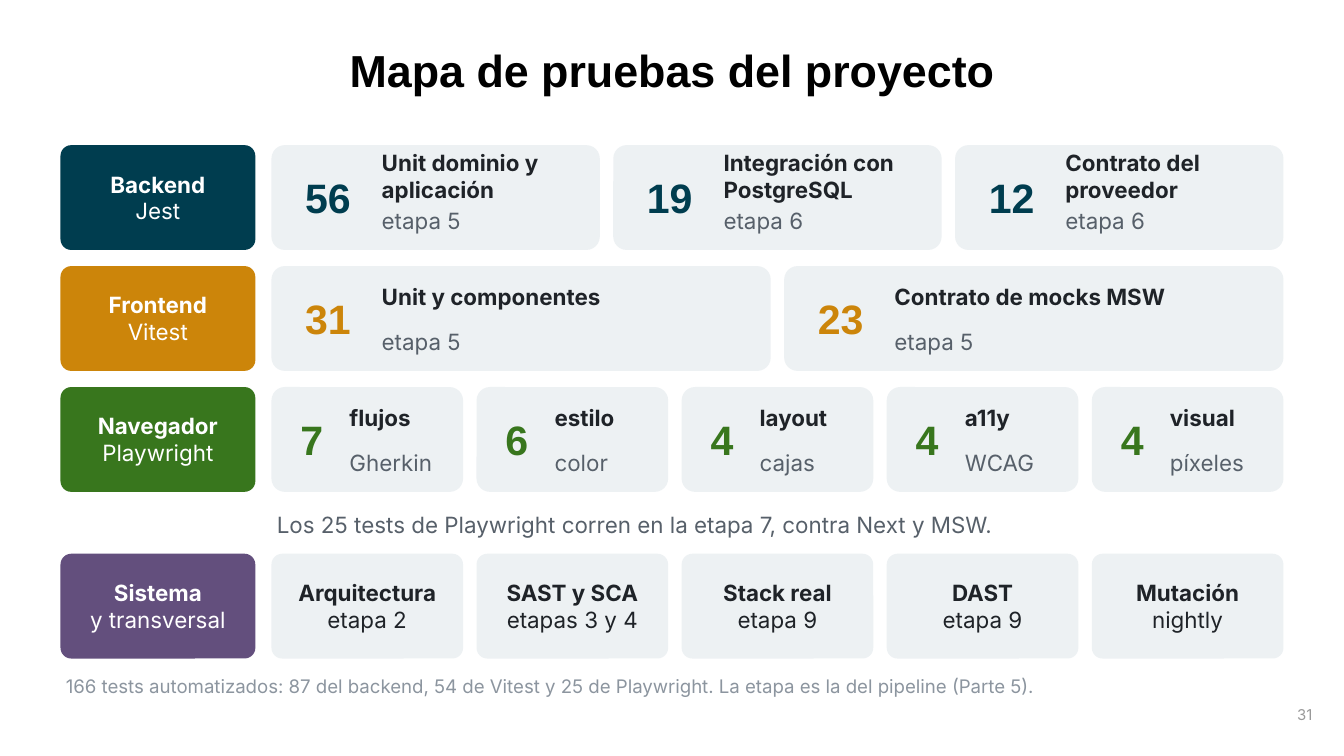
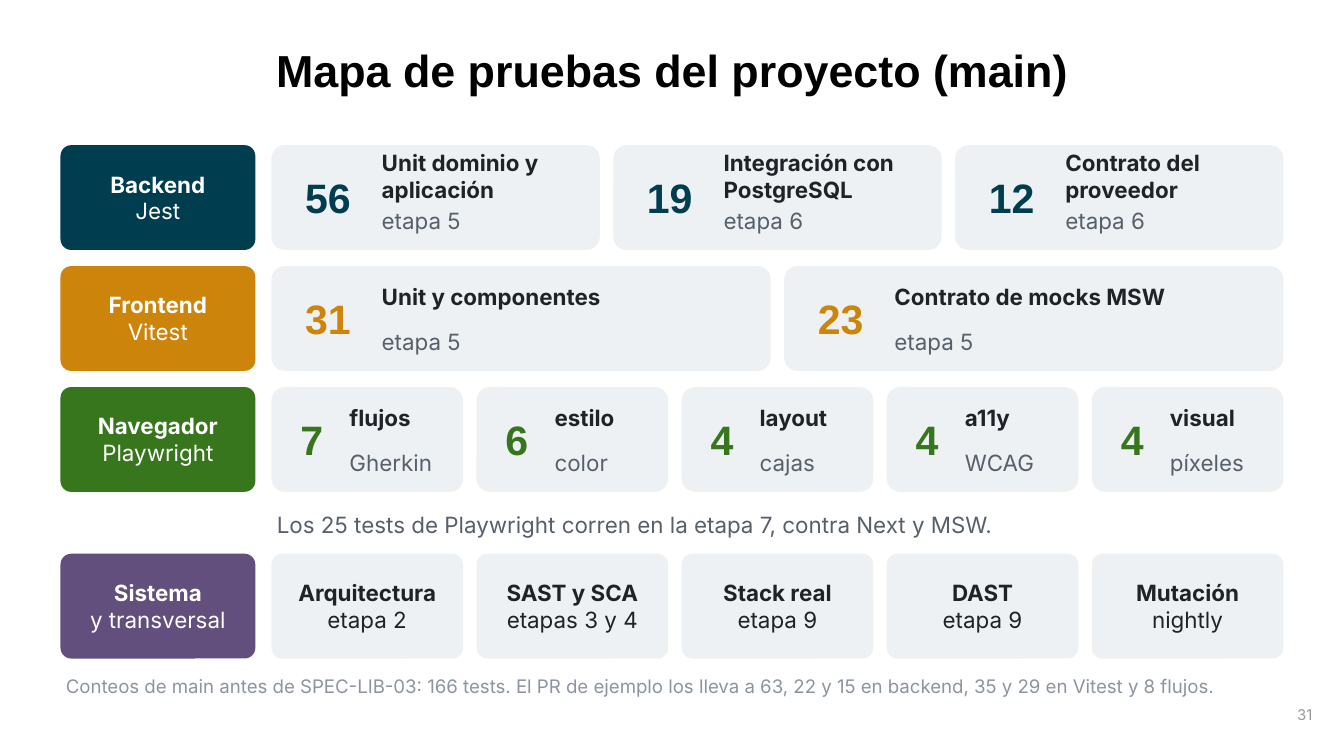
Before and after one commit to UC-IIC-3143-Software-Development/full_stack_testing, a slide deck: slide 31 of docs/presentacion/Full-Stack-Testing-IA-DevSecOps.pptx. Drawn at 1344x756 pixels with LibreOffice and Linux fonts; fonts in the diff are those of the drawing. Boxes give left, top, right and bottom in pixels: in the first picture for what was removed or moved away, otherwise in the second. Text is boxed around its words. In the diff, an @@ line names an element or a change of style, - is before the commit and + after.

```diff
--- a/docs/presentacion/Full-Stack-Testing-IA-DevSecOps.pptx
+++ b/docs/presentacion/Full-Stack-Testing-IA-DevSecOps.pptx
@@ title at bbox=[276, 54, 1067, 96]: text changed @@
-Mapa de pruebas del proyecto
+Mapa de pruebas del proyecto (main)
@@ text at bbox=[66, 679, 1213, 697]: text changed @@
-166 tests automatizados: 87 del backend, 54 de Vitest y 25 de Playwright. La etapa es la del pipeline (Parte 5).
+Conteos de main antes de SPEC-LIB-03: 166 tests. El PR de ejemplo los lleva a 63, 22 y 15 en backend, 35 y 29 en Vitest y 8 flujos.
```
Also in this commit, not shown: 3 other slides changed, 3 slides added, 1 slide removed, 5 other files.
